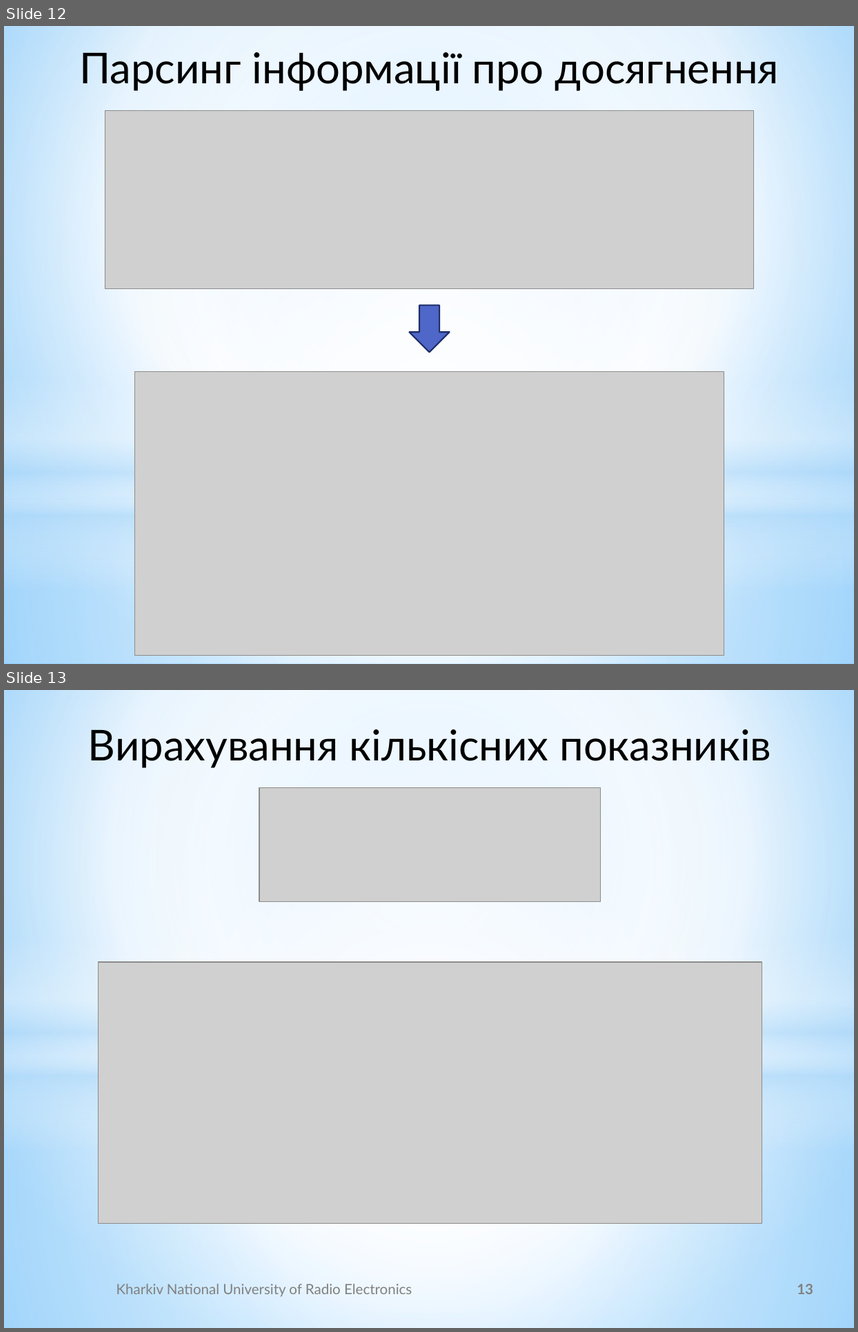
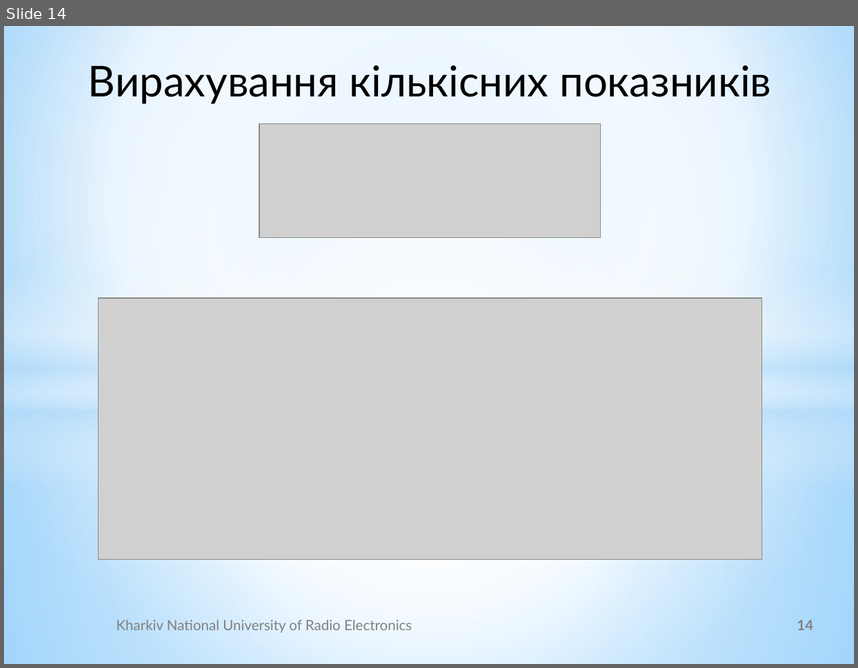
Before and after one commit to UdgineIzotov/diplom-doc, a slide deck: root/Ізотов_Презентация.pptx. Shown one above the other, each under a label of ours: slides 12 and 13 before the commit, slide 14 after it. The pictures are 858x1332 and 858x668 pixels, drawn with LibreOffice and Linux fonts; fonts in the diff are those of the drawing; grey boxes stand for pictures; background and template pictures are left out. Boxes give left, top, right and bottom in pixels: in the first picture for what was removed or moved away, otherwise in the second. Text is boxed around its words. In the diff, an @@ line names an element or a change of style, - is before the commit and + after.

```diff
--- a/root/Ізотов_Презентация.pptx
+++ b/root/Ізотов_Презентация.pptx
@@ slide 12 removed at bbox=[4, 26, 854, 664], background gradient #9ED5FF to #FFFFFF to #5BB9FF @@
@@ rectangle removed at bbox=[4, 26, 854, 500] @@
@@ text removed at bbox=[79, 52, 780, 91] @@
-Парсинг інформації про досягнення
@@ picture removed at bbox=[105, 110, 753, 288] @@
@@ ellipse removed at bbox=[4, 175, 854, 649] @@
@@ down arrow removed at bbox=[410, 305, 450, 352] @@
@@ rectangle removed at bbox=[4, 377, 854, 589] @@
@@ picture removed at bbox=[135, 371, 724, 654] @@
@@ rectangle removed at bbox=[4, 500, 854, 664] @@
@@ what was slide 13 is now slide 14 @@
@@ page number at bbox=[797, 619, 813, 630]: text changed @@
-13
+14
```
Also in this commit, not shown: 12 slides changed, 2 slides added, 4 other files.
